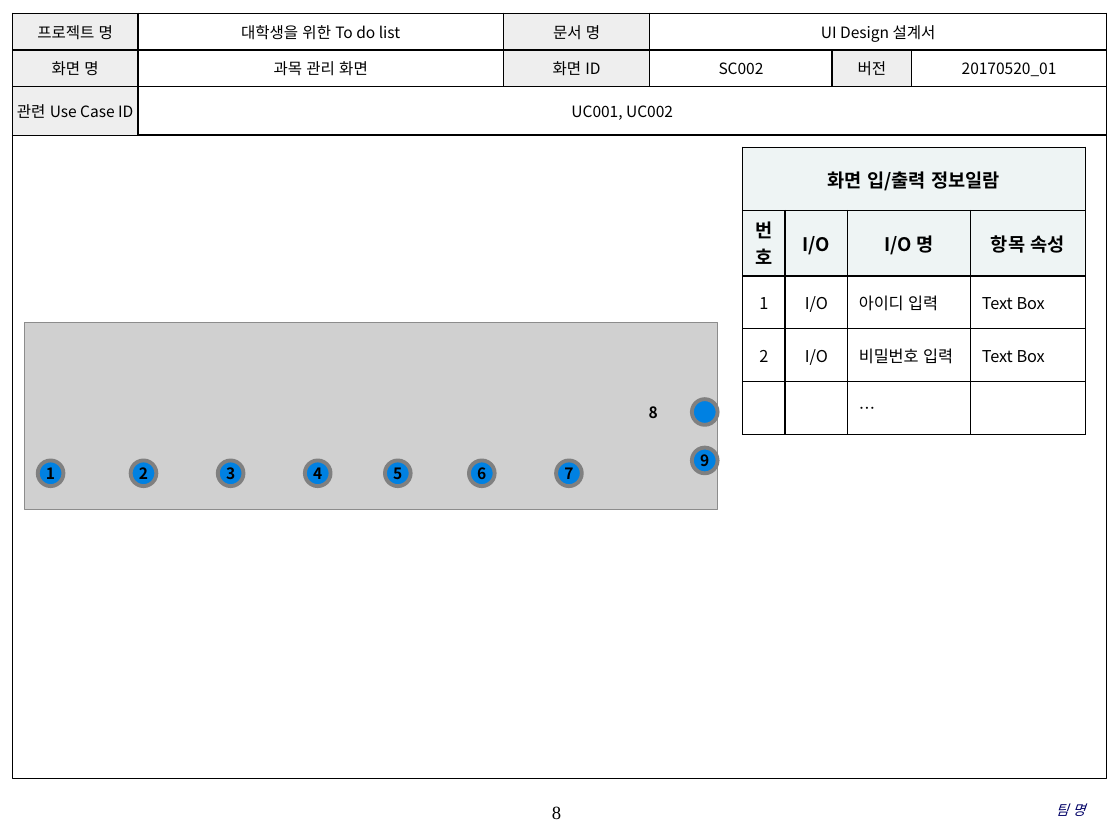
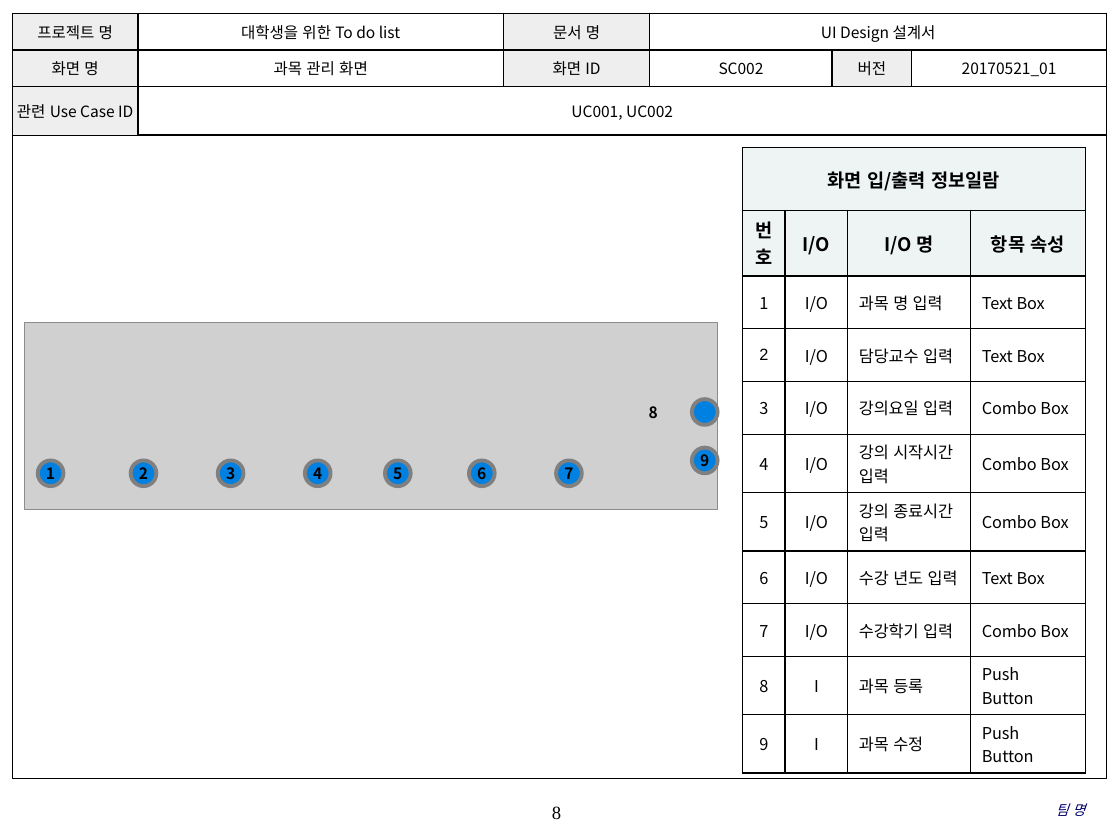
Before and after one commit to SE-admin/SE2017_4_tuna, a slide deck: slide 8 of doc/3_ 설계서/UI Design 설계서.pptx. Drawn at 1120x840 pixels with LibreOffice and Linux fonts; fonts in the diff are those of the drawing; grey boxes stand for pictures; background and template pictures are left out. Boxes give left, top, right and bottom in pixels: in the first picture for what was removed or moved away, otherwise in the second. Text is boxed around its words. In the diff, an @@ line names an element or a change of style, - is before the commit and + after.

Commit message:
doc/3_ 설계서/UI Design 설계서.pptx UI Design 설계서_4_tuna_박근혜_20170521_01 메인 화면, 과목 관리 화면 UI Design 작성

```diff
--- a/doc/3_ 설계서/UI Design 설계서.pptx
+++ b/doc/3_ 설계서/UI Design 설계서.pptx
@@ table at box(12, 13, 1107, 129) @@
-row 2, column 6: 20170520_01
+row 2, column 6: 20170521_01
@@ table at box(743, 148, 1085, 766) @@
-row 3: 1 | I/O | 아이디 입력 | Text Box
-row 4: 2 | I/O | 비밀번호 입력 | Text Box
-row 5:  |  | … | 
+row 3: 1 | I/O | 과목 명 입력 | Text Box
+row 4: 2 | I/O | 담당교수 입력 | Text Box
+row 5: 3 | I/O | 강의요일 입력 | Combo Box
+row 6: 4 | I/O | 강의 시작시간 입력 | Combo Box
+row 7: 5 | I/O | 강의 종료시간 입력 | Combo Box
+row 8: 6 | I/O | 수강 년도 입력 | Text Box
+row 9: 7 | I/O | 수강학기 입력 | Combo Box
+row 10: 8 | I | 과목 등록 | Push Button
+row 11: 9 | I | 과목 수정 | Push Button
```
Also in this commit, not shown: 12 other slides changed.
